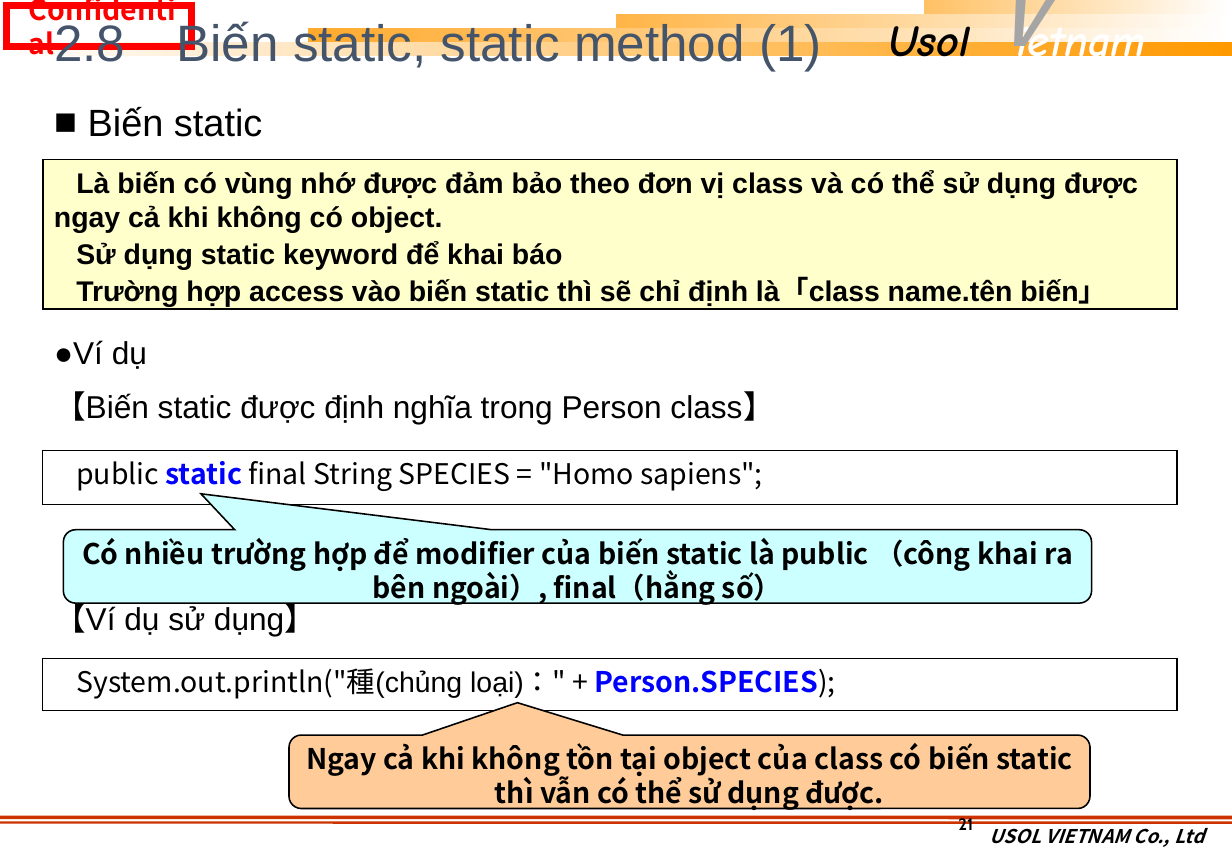
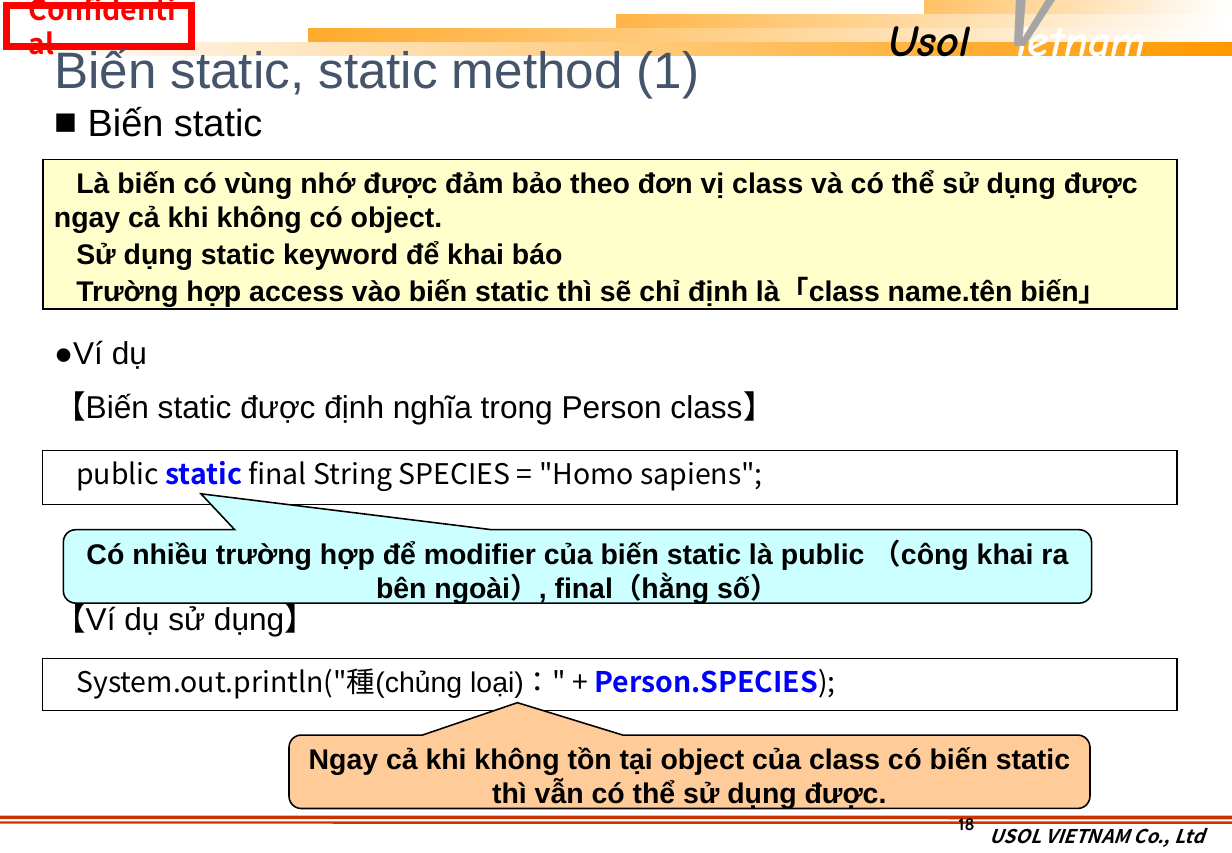
Before and after one commit to khuongmaingoc/javaDoc, a slide deck: slide 18 of Java_Week_5.pptx (slide 21 before the commit). Drawn at 1232x853 pixels with LibreOffice and Linux fonts; fonts in the diff are those of the drawing; background and template pictures are left out. Boxes give left, top, right and bottom in pixels: in the first picture for what was removed or moved away, otherwise in the second. Text is boxed around its words. In the diff, an @@ line names an element or a change of style, - is before the commit and + after.

```diff
--- a/Java_Week_5.pptx
+++ b/Java_Week_5.pptx
@@ title at [54,47,700,98]: text changed @@
-2.8 Biến static, static method (1)
+Biến static, static method (1)
@@ rounded speech box "Có nhiều trường hợp để ..." at [64,530,1092,604]: font Noto Sans CJK JP to Arial @@
@@ rounded speech box "Ngay cả khi không tồn ..." at [289,735,1090,809]: font Noto Sans CJK JP to Arial @@
@@ page number at [958,816,974,834]: text changed @@
-21
+18
```
Also in this commit, not shown: 9 other slides changed, 9 slides added, 30 slides removed, 1 other file.
